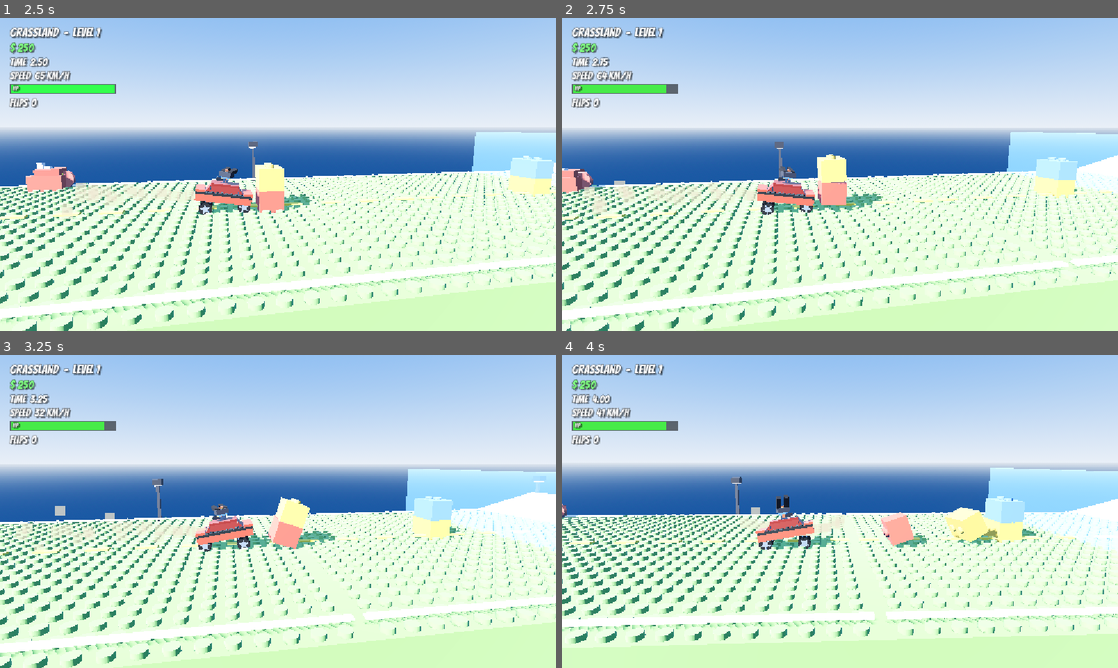
Above: before the commit, frames 1-4 (two rows, left to right).
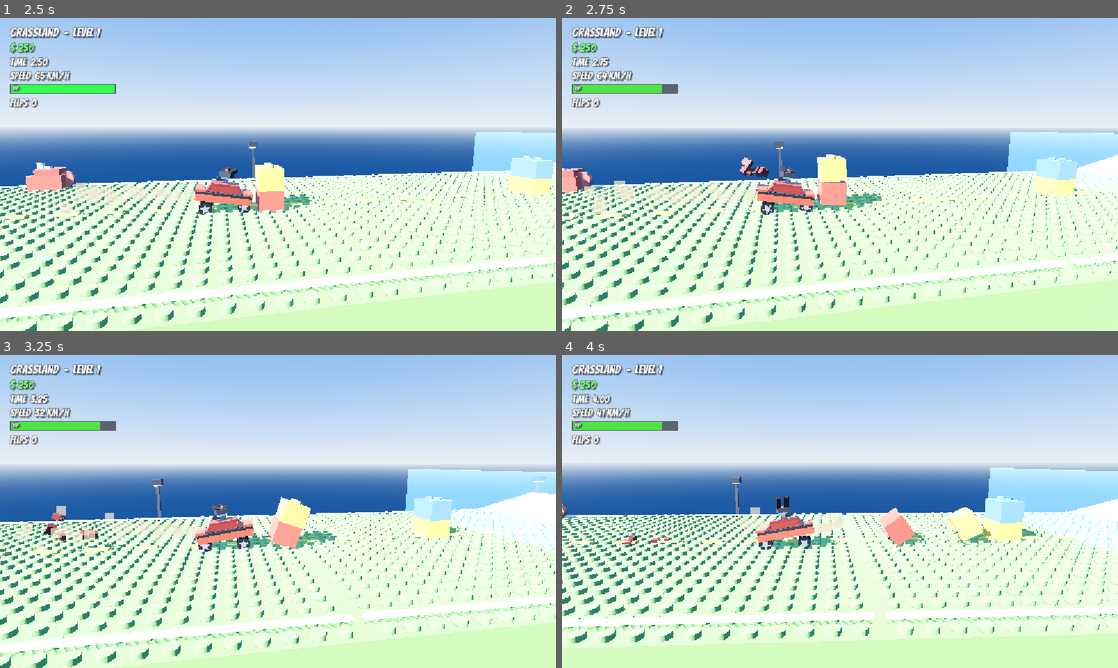
Above: after the commit, the same moments.

Repository: mrshapron/brick-stunt-rally
Game: Godot game, scene res://scenes/main.tscn
Same seed, same stepped clock (60 frames per second), same inputs: the game is played once before the commit and once after it. This scene is started directly instead of the project's main scene.
Inputs (mouse positions are in pixels of both pictures, inside the frame that each line leads up to):
- Up to frame 1 (2.5 s): tap Enter at 0.5 s; move the mouse to (400, 158) at 0.52 s; hold D (move_right) 0.53-1.25 s; tap N (advance) at 0.6 s; click (400, 158) at 0.67 s; drag from (166, 190) to (250, 237) at 1.27 s; move the mouse to (333, 105) at 2.02 s; hold D (move_right) from 2.03 s (still down); hold Left (aim_left) from 2.03 s (still down)
- Up to frame 2 (2.75 s): keep holding D (move_right); keep holding Left (aim_left)
- Up to frame 3 (3.25 s): release D (move_right) at 2.75 s; release Left (aim_left) at 2.75 s; drag from (250, 574) to (111, 464) at 2.77 s
- Up to frame 4 (4 s): move the mouse to (1006, 558) at 3.52 s; hold A (move_left) from 3.53 s (still down); hold Up (aim_up) from 3.53 s (still down)

Frame 1 is identical in both runs. In frame 2, 4.5% of the frame differs, in the area x 0-100%, y 21-100%; in frame 3, 1.7%; in frame 4, 2.4%.

Commit message:
Car sheds LEGO bricks on hard crashes
On a hard impact into something solid the car pops off a few small studded
brick pieces (in the car's color) that tumble and clean up - a cool, friendly
"knocked some bricks loose" effect. Costs a little health that regenerates;
rate-limited so it doesn't spam, and reduced piece count on mobile.

Diff:
--- a/scripts/effects.gd
+++ b/scripts/effects.gd
@@ -109,6 +109,33 @@
 	tw.finished.connect(l.queue_free)
 
 
+static func brick_burst(host: Node, pos: Vector3, color: Color, count: int = 5, push: Vector3 = Vector3.ZERO) -> void:
+	# Friendly "knocked a few bricks loose" effect: small studded LEGO pieces pop
+	# off and tumble, then clean themselves up. Cosmetic only.
+	if host == null or not host.is_inside_tree():
+		return
+	var n := count
+	if Mobile.is_mobile():
+		n = maxi(2, int(count * 0.6))
+	var sizes := [Vector2i(1, 1), Vector2i(1, 2), Vector2i(2, 1)]
+	for i in n:
+		var s: Vector2i = sizes[randi() % sizes.size()]
+		var rec := BrickPart.make("brick", 0, 0, 0, s.x, s.y, color.to_html(false))
+		var rb := RigidBody3D.new()
+		rb.mass = 0.15
+		rb.add_child(BrickPart.build_part(rec))
+		var cs := CollisionShape3D.new()
+		var bs := BoxShape3D.new()
+		bs.size = Vector3(s.x * BrickPart.STUD, BrickPart.PLATE * 3.0, s.y * BrickPart.STUD)
+		cs.shape = bs
+		rb.add_child(cs)
+		host.add_child(rb)
+		rb.global_position = pos + Vector3(randf_range(-0.3, 0.3), randf_range(0.0, 0.4), randf_range(-0.3, 0.3))
+		rb.apply_central_impulse((push + Vector3(randf_range(-2, 2), randf_range(2.5, 4.5), randf_range(-2, 2))) * rb.mass * 7.0)
+		rb.angular_velocity = Vector3(randf_range(-9, 9), randf_range(-9, 9), randf_range(-9, 9))
+		host.get_tree().create_timer(1.6).timeout.connect(rb.queue_free)
+
+
 static func blast(host: Node3D, pos: Vector3, radius: float, damage: float, force: float) -> void:
 	# Radial explosion: damages enemies and physically flings nearby rigid bodies
 	# (destructible bricks) away, with falloff. Leaves the player's own car alone.
--- a/scripts/vehicle.gd
+++ b/scripts/vehicle.gd
@@ -45,6 +45,8 @@
 var _fire_timer: float = 0.0
 var _since_hit: float = 999.0
 var _dead: bool = false
+var _body_color: Color = Color("#c43a2a")
+var _last_break_ms: int = 0
 var controlled: bool = true
 var _driver: Node3D
 var _launchers: Array[Vector3] = []
@@ -99,6 +101,8 @@
 		if t == "wheel":
 			wheel_cells.append(local)
 			continue
+		if t == "brick" or t == "plate" or t == "tile":
+			_body_color = Color(str(rec.get("color", "#c43a2a")))
 		var node := BrickPart.build_part(rec)
 		node.position = local
 		_chassis.add_child(node)
@@ -465,7 +469,20 @@
 			var dir := Vector3(linear_velocity.x, 0.0, linear_velocity.z).normalized()
 			var impulse := dir * 6.0 + Vector3(0, 4.0, 0)
 			body.call_deferred("apply_central_impulse", impulse)
-	elif body.is_in_group("racer") and body is Node3D and linear_velocity.length() > 5.0:
+
+	# A hard crash into anything solid shakes a few bricks loose (cosmetic) and
+	# costs a little health that regenerates. Rate-limited so it doesn't spam.
+	var hspeed := Vector3(linear_velocity.x, 0.0, linear_velocity.z).length()
+	var solid := body is StaticBody3D or body is RigidBody3D
+	if solid and hspeed > 9.0 and Time.get_ticks_msec() - _last_break_ms > 400:
+		_last_break_ms = Time.get_ticks_msec()
+		var d2 := Vector3(linear_velocity.x, 0.0, linear_velocity.z).normalized()
+		Effects.brick_burst(get_parent(), global_position + d2 * 1.3 + Vector3(0, 0.4, 0), _body_color, 5, -d2 * 2.5)
+		Sfx.play_smash()
+		if not _dead:
+			take_damage(4.0)
+
+	if body.is_in_group("racer") and body is Node3D and linear_velocity.length() > 5.0:
 		# Crash into a rival racer.
 		var p: Vector3 = (global_position + (body as Node3D).global_position) * 0.5 + Vector3(0, 0.6, 0)
 		Effects.explosion(get_parent(), p, 0.7, Color(1.0, 0.8, 0.3))
